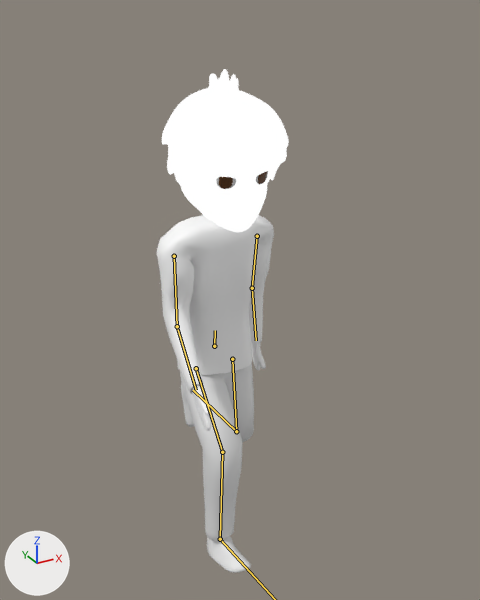
What one commit did to the glTF model headwithmouthwithbodythesecond.glb.
Camera for both pictures: a 50 mm camera at (-7.21, -14.5, 14.55) aimed at (0.59, -0.31, 7.45). The axes (+X, +Y, +Z) are drawn at lower left. The lights are the same throughout. Both versions are drawn at frame 3 of the action 'Run'; the numbers are the values there. The bones that change are drawn over the model as lines.

In view in the first picture: 'Eyes.002', 'Hair.002', 'Hands', 'Head.003', 'Pants', 'Shirt', 'Shoes', 'Tuft.002'.
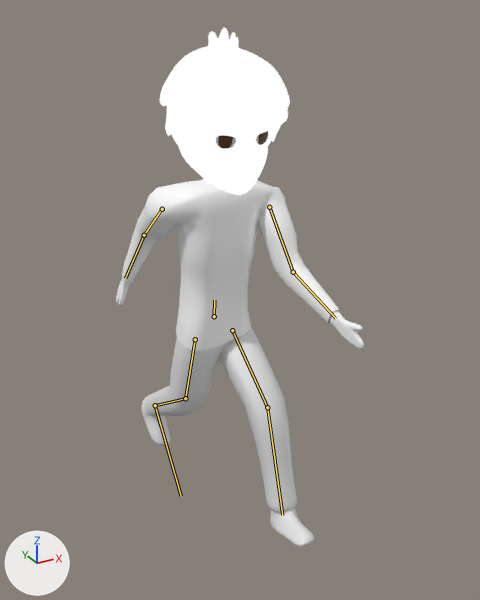
What changed in the scene script:
```text
Change bone_lowertorso:
    where bone_lowertorso = bpy.data.objects['Armature'].pose.bones['LowerTorso']
    bone_lowertorso.location: (0.0, -0.41, 0.02) -> (0.0, 0.49, -0.02)
Change bone_leftupperarm:
    where bone_leftupperarm = bpy.data.objects['Armature'].pose.bones['LeftUpperArm']  # child of 'UpperTorso'
    bone_leftupperarm.location: (0.34, 0.14, -0.37) -> (0.24, 0.13, 0.23)
    bone_leftupperarm.rotation_quaternion: (0.775, -0.059, 0.048, -0.628) -> (0.731, 0.248, -0.238, -0.59)  # degrees (-9, 0, -78) -> degrees (40, -3, -79)
Change bone_leftforearm:
    where bone_leftforearm = bpy.data.objects['Armature'].pose.bones['LeftForeArm']  # child of 'LeftUpperArm'
    bone_leftforearm.rotation_quaternion: (0.993, 0.115, -0.012, 0.0) -> (0.954, 0.297, -0.03, 0.0)  # degrees (13, -1, 0) -> degrees (35, -3, -1)
Change bone_rightupperarm:
    where bone_rightupperarm = bpy.data.objects['Armature'].pose.bones['RightUpperArm']  # child of 'UpperTorso'
    bone_rightupperarm.location: (-0.22, 0.12, 0.16) -> (-0.17, 0.1, -0.48)
    bone_rightupperarm.rotation_quaternion: (0.774, 0.117, 0.104, 0.613) -> (0.708, -0.346, -0.2, 0.582)  # degrees (18, 1, 77) -> degrees (-47, 7, 76)
Change bone_rightforearm:
    where bone_rightforearm = bpy.data.objects['Armature'].pose.bones['RightForeArm']  # child of 'RightUpperArm'
    bone_rightforearm.rotation_quaternion: (0.93, 0.366, 0.042, -0.003) -> (0.978, 0.205, 0.031, -0.037)  # degrees (43, 5, 1) -> degrees (24, 4, -3)
Change bone_leftupperleg:
    where bone_leftupperleg = bpy.data.objects['Armature'].pose.bones['LeftUpperLeg']  # child of 'LeftPelvis'
    bone_leftupperleg.rotation_quaternion: (0.996, -0.051, -0.024, 0.066) -> (0.9, -0.434, -0.011, 0.036)  # degrees (-6, -2, 8) -> degrees (-51, 1, 4)
Change bone_leftlowerleg:
    where bone_leftlowerleg = bpy.data.objects['Armature'].pose.bones['LeftLowerLeg']  # child of 'LeftUpperLeg'
    bone_leftlowerleg.rotation_quaternion: (0.718, 0.695, 0.019, -0.02) -> (0.955, 0.297, 0.017, -0.004)  # degrees (88, 3, 0) -> degrees (35, 2, 0)
Change bone_rightupperleg:
    where bone_rightupperleg = bpy.data.objects['Armature'].pose.bones['RightUpperLeg']  # child of 'RightPelvis'
    bone_rightupperleg.rotation_quaternion: (0.925, -0.371, 0.051, -0.07) -> (0.988, 0.141, -0.001, -0.064)  # degrees (-44, 2, -10) -> degrees (16, 1, -7)
Change bone_rightlowerleg:
    where bone_rightlowerleg = bpy.data.objects['Armature'].pose.bones['RightLowerLeg']  # child of 'RightUpperLeg'
    bone_rightlowerleg.rotation_quaternion: (0.923, 0.381, -0.044, 0.023) -> (0.946, 0.323, -0.021, 0.015)  # degrees (45, -6, 0) -> degrees (38, -3, 1)
Change bone_rightfoot:
    where bone_rightfoot = bpy.data.objects['Armature'].pose.bones['RightFoot']  # child of 'RightLowerLeg'
    bone_rightfoot.rotation_quaternion: (0.989, -0.146, -0.003, 0.008) -> (1.0, -0.029, -0.002, 0.001)  # degrees (-17, 0, 1) -> degrees (-3, 0, 0)
```

Pixel boxes [x1, y1, x2, y2] of what changed, in the pictures (480 x 600 px):
'Shirt', posed (84% wider): before [156, 215, 274, 393]; after [122, 179, 340, 351]
'Pants', posed (104% wider): before [180, 363, 254, 541]; after [145, 327, 297, 511]
'Hair.002', posed: before [162, 87, 289, 190]; after [160, 45, 290, 150]
'Head.003', posed (7% taller): before [174, 162, 270, 232]; after [173, 120, 271, 195]
'Shoes', posed (146% wider, 21% shorter): before [181, 382, 251, 573]; after [141, 395, 315, 546]
'Hands', posed (228% wider, 20% shorter): before [191, 342, 266, 431]; after [116, 278, 364, 349]
'Tuft.002', posed: before [208, 69, 239, 90]; after [208, 27, 239, 48]
'Eyes.002', posed: before [217, 171, 268, 189]; after [216, 131, 268, 149]
bone 'LowerTorso', root to tip: before (214, 346) to (215, 330); after (214, 316) to (214, 300)
bone 'LeftUpperArm', root to tip: before (257, 236) to (252, 288); after (269, 207) to (293, 272)
bone 'LeftForeArm', root to tip: before (252, 288) to (256, 340); after (293, 272) to (335, 318)
bone 'RightUpperArm', root to tip: before (174, 256) to (177, 326); after (162, 209) to (144, 235)
bone 'RightForeArm', root to tip: before (177, 326) to (196, 390); after (144, 235) to (125, 278)
bone 'LeftUpperLeg', root to tip: before (232, 359) to (236, 431); after (232, 330) to (267, 407)
bone 'LeftLowerLeg', root to tip: before (236, 431) to (193, 390); after (267, 407) to (282, 515)
bone 'RightUpperLeg', root to tip: before (196, 368) to (222, 452); after (195, 339) to (185, 398)
bone 'RightLowerLeg', root to tip: before (222, 452) to (220, 539); after (185, 398) to (155, 405)
